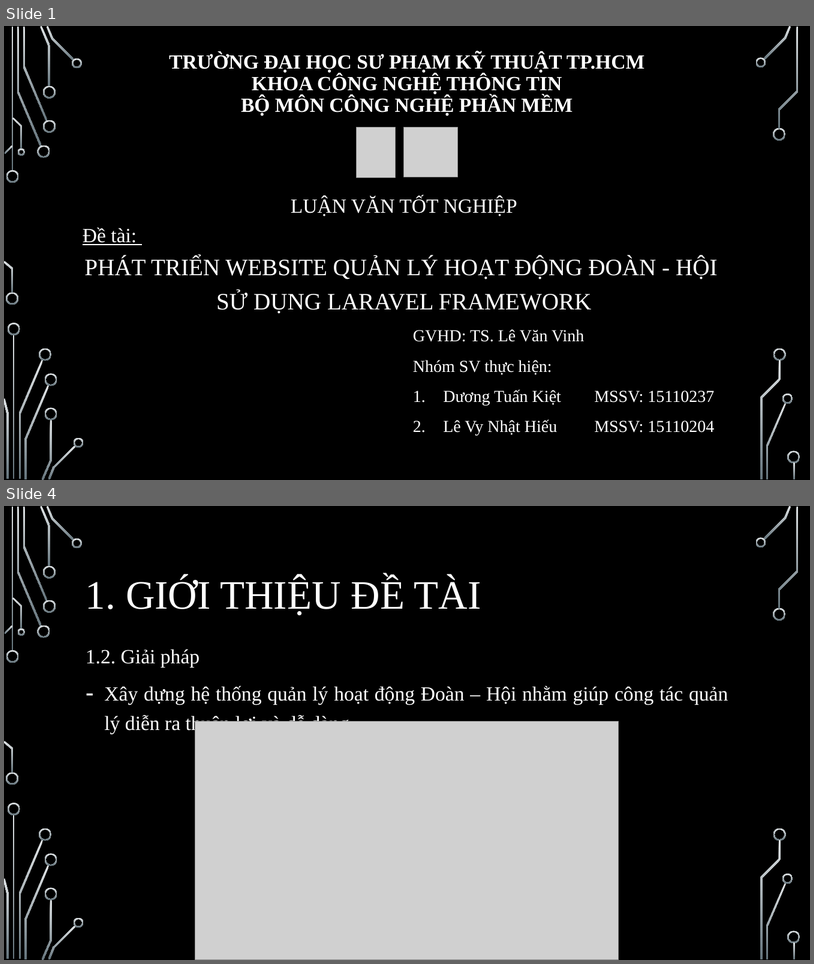
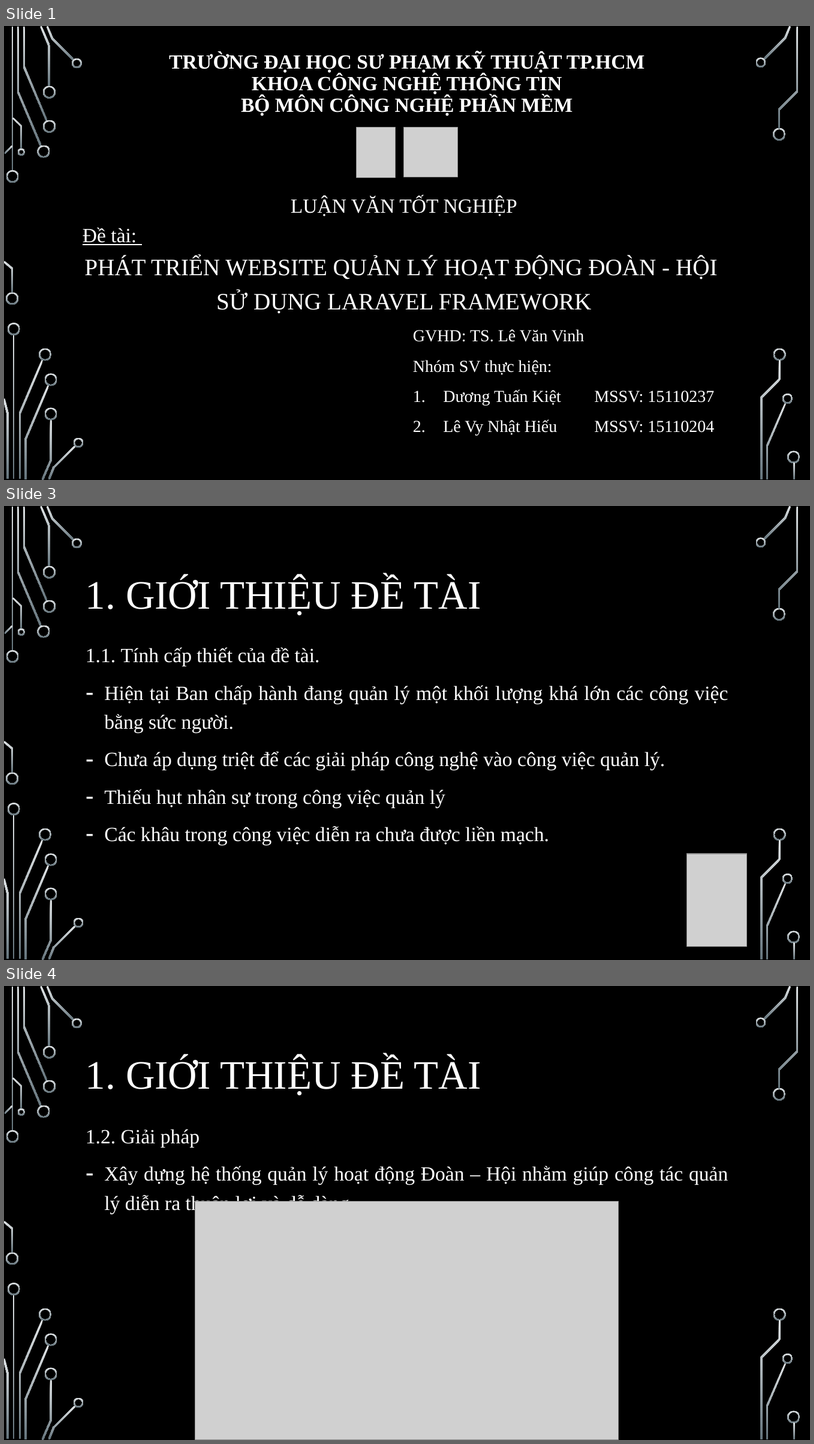
Before and after one commit to kiet1022/DoanHoiIT, a slide deck: FileBC/SlideBaoCaoVer2NotComplete.pptx. Shown one above the other, each under a label of ours: slides 1 and 4 before the commit, slides 1, 3 and 4 after it; the slides between them are not shown. The pictures are 814x964 and 814x1444 pixels, drawn with LibreOffice and Linux fonts; fonts in the diff are those of the drawing; grey boxes stand for pictures; background and template pictures are left out. Boxes give left, top, right and bottom in pixels: in the first picture for what was removed or moved away, otherwise in the second. Text is boxed around its words. In the diff, an @@ line names an element or a change of style, - is before the commit and + after.

```diff
--- a/FileBC/SlideBaoCaoVer2NotComplete.pptx
+++ b/FileBC/SlideBaoCaoVer2NotComplete.pptx
@@ slide 3 added at [4, 506, 810, 960], background picture (left out); not listed: 36 template elements that a slide beside it also shows @@
@@ title added at [86, 577, 482, 615], 48 pt, text #FFFFFF @@
+1. GIỚI THIỆU ĐỀ TÀI
@@ text added at [86, 647, 729, 845], 24 pt, text #FFFFFF @@
+1.1. Tính cấp thiết của đề tài.
+– Hiện tại Ban chấp hành đang quản lý một khối lượng khá lớn các công việc bằng sức người.
+– Chưa áp dụng triệt để các giải pháp công nghệ vào công việc quản lý.
+– Thiếu hụt nhân sự trong công việc quản lý
+– Các khâu trong công việc diễn ra chưa được liền mạch.
@@ picture added at [687, 853, 747, 946] @@
```
Also in this commit, not shown: 8 slides changed, 1 other slide added, 4 slides removed.
